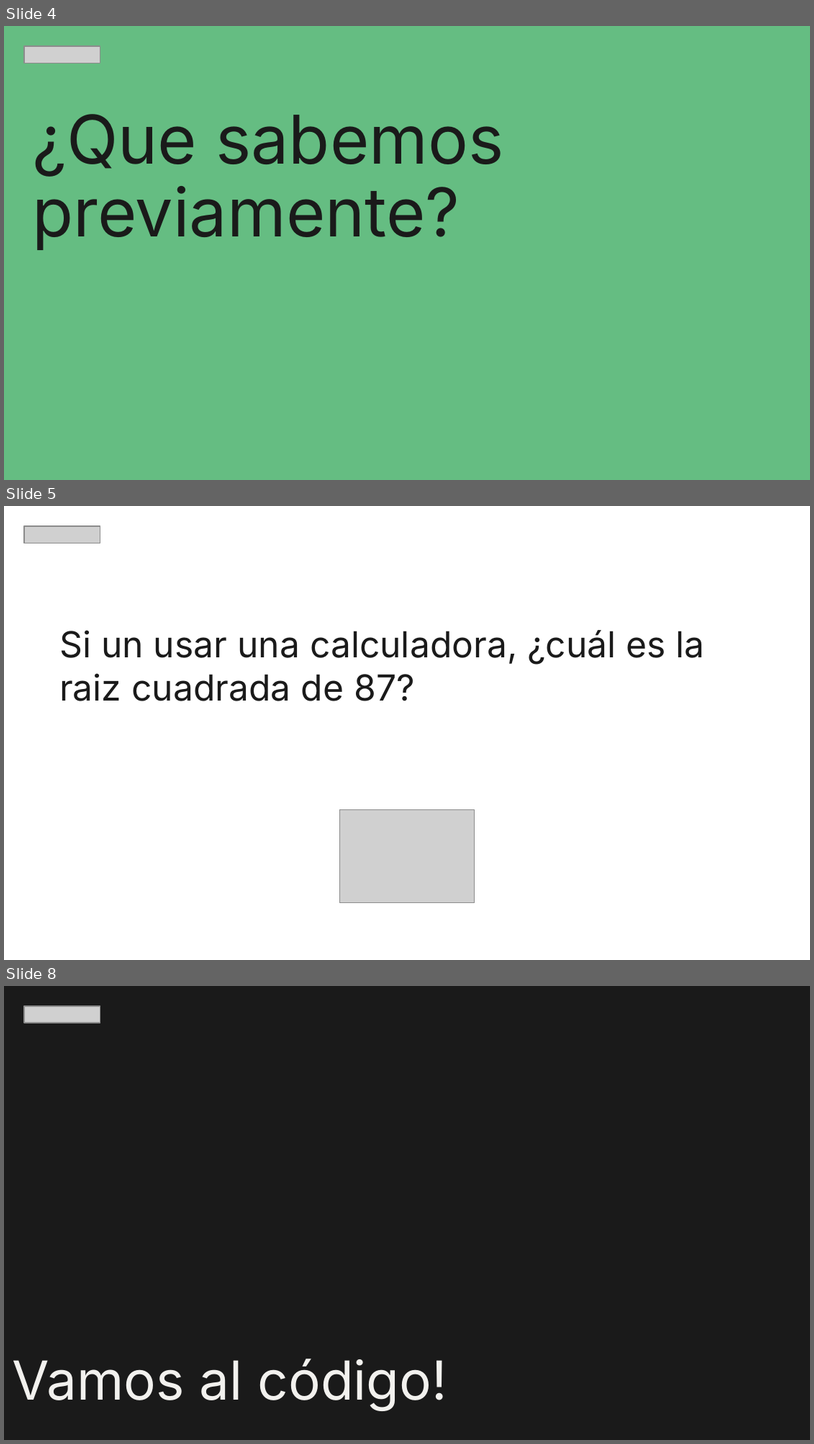
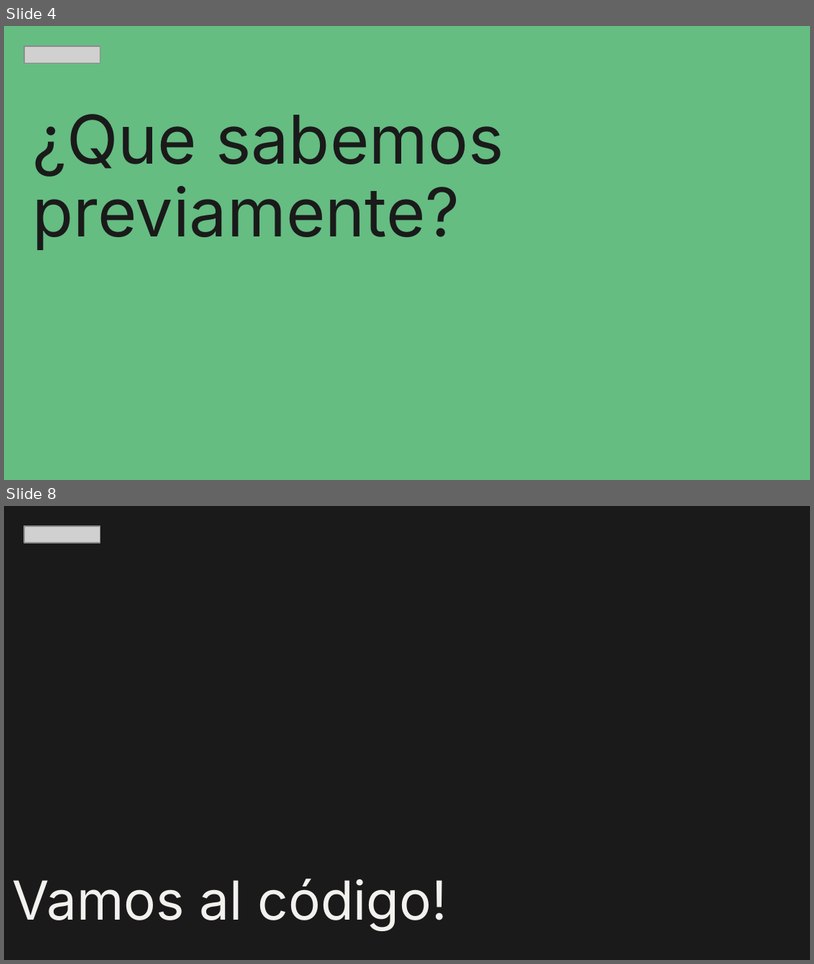
Before and after one commit to zyntonyson/bootcamp_ds_da, a slide deck: 14-ds-metodos-numericos/28-ensambles.pptx. Shown one above the other, each under a label of ours: slides 4, 5 and 8 before the commit, slides 4 and 8 after it; the slides between them are not shown. The pictures are 814x1444 and 814x964 pixels, drawn with LibreOffice and Linux fonts; fonts in the diff are those of the drawing; grey boxes stand for pictures. Boxes give left, top, right and bottom in pixels: in the first picture for what was removed or moved away, otherwise in the second. Text is boxed around its words. In the diff, an @@ line names an element or a change of style, - is before the commit and + after.

```diff
--- a/14-ds-metodos-numericos/28-ensambles.pptx
+++ b/14-ds-metodos-numericos/28-ensambles.pptx
@@ slide 5 removed at <box>4,506,810,960</box>, background #FFFFFF @@
@@ picture removed at <box>24,526,100,543</box> @@
@@ text removed at <box>59,630,705,701</box> @@
-Si un usar una calculadora, ¿cuál es la raiz cuadrada de 87?
@@ picture removed at <box>340,810,474,903</box> @@
```
Also in this commit, not shown: 1 slide changed, 1 slide added, 3 other files.
